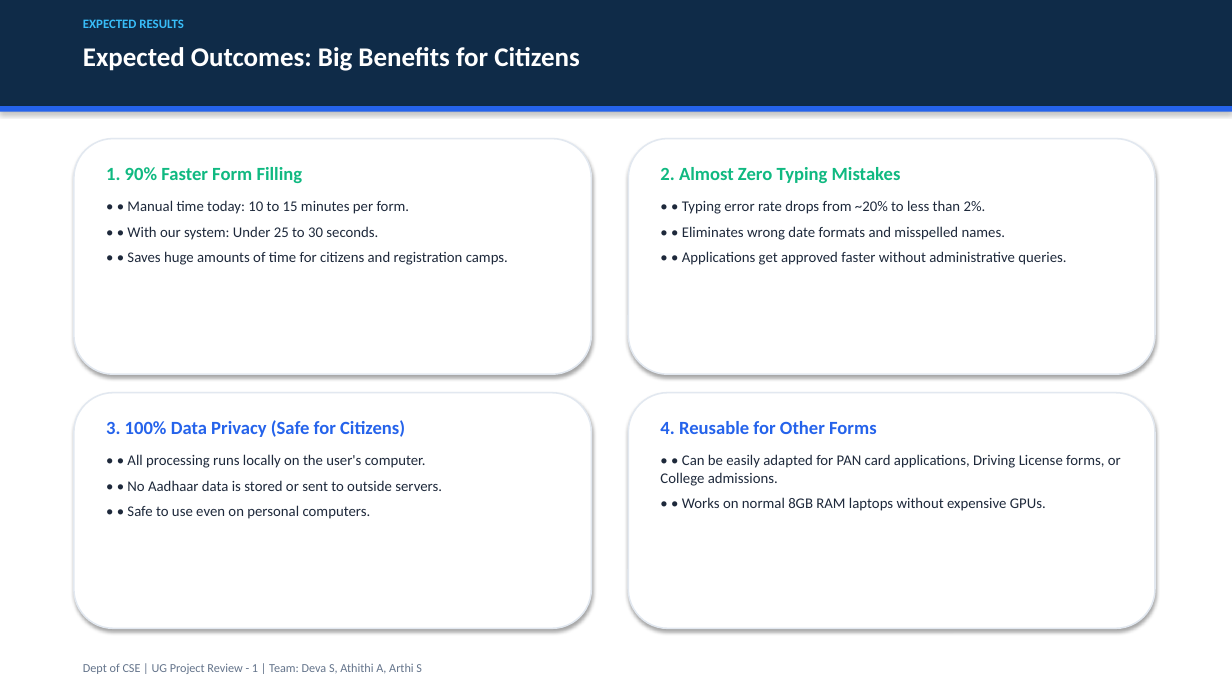
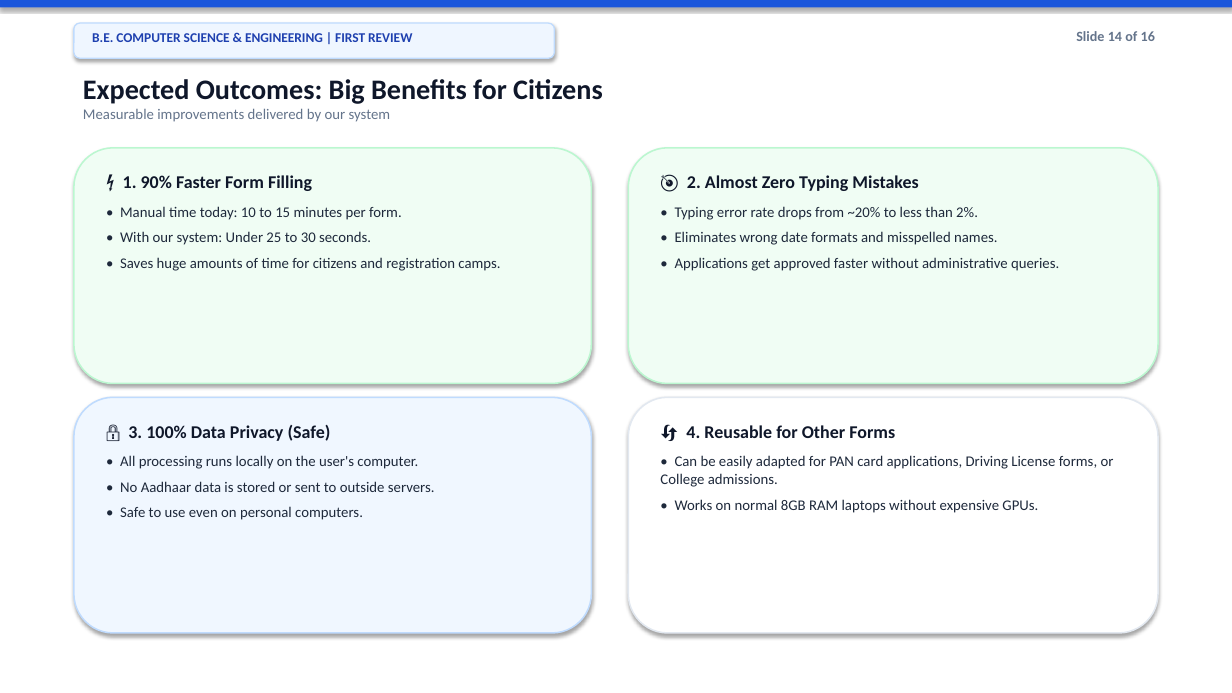
Before and after one commit to deva-2006/govtAutofill, a slide deck: slide 14 of First_Review_UG_Project_Presentation.pptx. Drawn at 1232x693 pixels with LibreOffice and Linux fonts; fonts in the diff are those of the drawing. Boxes give left, top, right and bottom in pixels: in the first picture for what was removed or moved away, otherwise in the second. Text is boxed around its words. In the diff, an @@ line names an element or a change of style, - is before the commit and + after.

Commit message:
Update presentation template to match clean modern card visual inspiration with simple words

```diff
--- a/First_Review_UG_Project_Presentation.pptx
+++ b/First_Review_UG_Project_Presentation.pptx
@@ rectangle resized from (x1=0, y1=0, x2=1232, y2=106) to (x1=0, y1=0, x2=1232, y2=7) @@
@@ rectangle at (x1=0, y1=0, x2=1232, y2=7): fill #0F2B48 to #1A56DB @@
@@ rounded rectangle added at (x1=74, y1=23, x2=555, y2=58), fill #EFF6FF, outline #BFDBFE 1 pt @@
@@ text removed at (x1=83, y1=19, x2=183, y2=28) @@
-EXPECTED RESULTS
@@ text added at (x1=92, y1=33, x2=412, y2=42), 10.5 pt, text #1E40AF, bold @@
+B.E. COMPUTER SCIENCE & ENGINEERING | FIRST REVIEW
@@ text added at (x1=1076, y1=31, x2=1155, y2=41), 11 pt, text #64748B, bold @@
+Slide 14 of 16
@@ text "Expected Outcomes: Big Benefits for ..." moved from (x1=83, y1=47, x2=580, y2=71) to (x1=83, y1=79, x2=603, y2=122) @@
@@ text at (x1=83, y1=79, x2=603, y2=104): size 21 to 22 pt, text colour #FFFFFF to #0F172A in "Expected Outcomes: Big Benefits for Citizens" @@
@@ rectangle removed at (x1=0, y1=106, x2=1232, y2=112) @@
@@ text at (x1=83, y1=108, x2=391, y2=122): paragraph added @@
+Measurable improvements delivered by our system
@@ rounded rectangle moved from (x1=74, y1=139, x2=592, y2=374) to (x1=74, y1=148, x2=592, y2=384) @@
@@ rounded rectangle at (x1=74, y1=148, x2=592, y2=384): fill #FFFFFF to #F0FDF4; outline #E2E8F0 1.2 pt to #BBF7D0 1.2 pt @@
@@ rounded rectangle moved from (x1=628, y1=139, x2=1155, y2=374) to (x1=628, y1=148, x2=1158, y2=384) @@
@@ rounded rectangle at (x1=628, y1=148, x2=1158, y2=384): fill #FFFFFF to #F0FDF4; outline #E2E8F0 1.2 pt to #BBF7D0 1.2 pt @@
@@ text at (x1=120, y1=175, x2=500, y2=271): text changed @@
-1. 90% Faster Form Filling
-• • Manual time today: 10 to 15 minutes per form.
-• • With our system: Under 25 to 30 seconds.
-• • Saves huge amounts of time for citizens and registration camps.
+⚡ 1. 90% Faster Form Filling
+• Manual time today: 10 to 15 minutes per form.
+• With our system: Under 25 to 30 seconds.
+• Saves huge amounts of time for citizens and registration camps.
@@ text at (x1=675, y1=175, x2=1059, y2=271): text changed @@
-2. Almost Zero Typing Mistakes
-• • Typing error rate drops from ~20% to less than 2%.
-• • Eliminates wrong date formats and misspelled names.
-• • Applications get approved faster without administrative queries.
+🎯 2. Almost Zero Typing Mistakes
+• Typing error rate drops from ~20% to less than 2%.
+• Eliminates wrong date formats and misspelled names.
+• Applications get approved faster without administrative queries.
@@ rounded rectangle moved from (x1=74, y1=393, x2=592, y2=628) to (x1=74, y1=397, x2=592, y2=633) @@
@@ rounded rectangle at (x1=74, y1=397, x2=592, y2=633): fill #FFFFFF to #F0F7FF; outline #E2E8F0 1.2 pt to #BFDBFE 1.2 pt @@
@@ rounded rectangle moved from (x1=628, y1=393, x2=1155, y2=628) to (x1=628, y1=397, x2=1158, y2=633) @@
@@ text at (x1=120, y1=425, x2=435, y2=520): text changed @@
-3. 100% Data Privacy (Safe for Citizens)
-• • All processing runs locally on the user's computer.
-• • No Aadhaar data is stored or sent to outside servers.
-• • Safe to use even on personal computers.
+🔒 3. 100% Data Privacy (Safe)
+• All processing runs locally on the user's computer.
+• No Aadhaar data is stored or sent to outside servers.
+• Safe to use even on personal computers.
@@ text at (x1=660, y1=425, x2=1114, y2=513): text changed @@
-4. Reusable for Other Forms
-• • Can be easily adapted for PAN card applications, Driving License forms, or College admissions.
-• • Works on normal 8GB RAM laptops without expensive GPUs.
+🔄 4. Reusable for Other Forms
+• Can be easily adapted for PAN card applications, Driving License forms, or College admissions.
+• Works on normal 8GB RAM laptops without expensive GPUs.
@@ text removed at (x1=83, y1=663, x2=422, y2=674) @@
-Dept of CSE | UG Project Review - 1 | Team: Deva S, Athithi A, Arthi S
```
Also in this commit, not shown: 14 other slides changed, 1 slide added, 1 slide removed, 1 other file.
